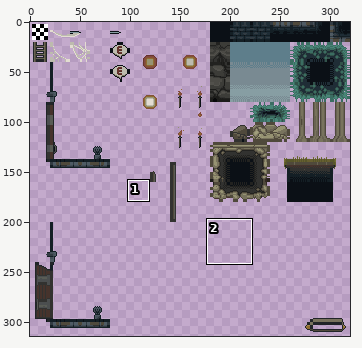
Two versions of one sprite sheet, LD54/tilesets/tsTiles/output_tileset.png. Above: a wide view before the commit, with the close-up outlined.
Close-up. Before the commit:
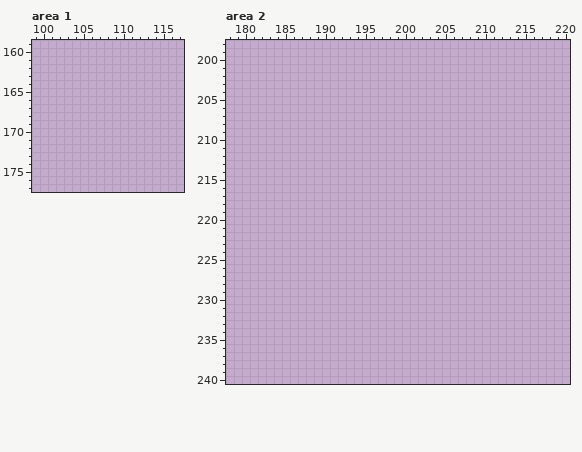
The file is 320x320 pixels. Colours within 5 levels of each other are drawn and written as one. Shown: area 1: x 99..117, y 159..177; area 2: x 178..220, y 198..240. The wide view leaves out empty margins. The commit also changed other parts of the picture, which this record leaves out.
The result:
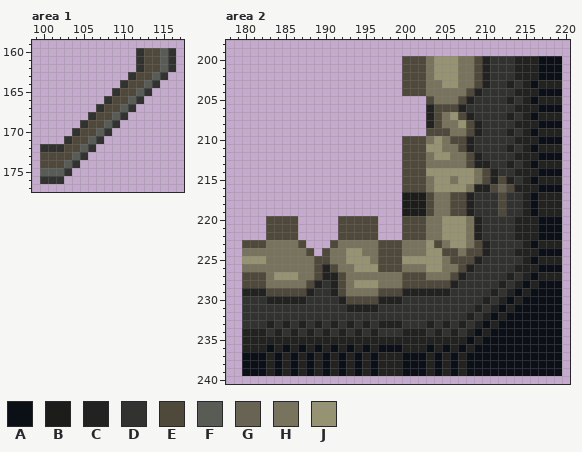
Palette (. is transparent): A #0b1016  B #1c1c1a  C #222220  D #323230  E #4f493b  F #595c55  G #696353  H #78735d  J #969372
Change:
--- area 1
@@ x 99..117 @@
 159 ...................
-160 ...................
-161 ...................
-162 ...................
-163 ...................
-164 ...................
-165 ...................
-166 ...................
-167 ...................
-168 ...................
-169 ...................
-170 ...................
-171 ...................
-172 ...................
-173 ...................
-174 ...................
-175 ...................
-176 ...................
+160 .............DEEFD.
+161 .............DEEFD.
+162 .............DEEFD.
+163 ............DEEFD..
+164 ...........DEEFD...
+165 ..........DEEFD....
+166 .........DEEFD.....
+167 ........DEEFD......
+168 .......DEEFD.......
+169 ......DEEFD........
+170 .....DEEFD.........
+171 ....DEEFD..........
+172 .DDDEEFD...........
+173 .EEEEFD............
+174 .EEEFD.............
+175 .FFFD..............
+176 .DDD...............
 177 ...................
--- area 2
@@ x 178..220 @@
 199 ...........................................
-200 ...........................................
-201 ...........................................
-202 ...........................................
-203 ...........................................
-204 ...........................................
-205 ...........................................
-206 ...........................................
-207 ...........................................
-208 ...........................................
-209 ...........................................
-210 ...........................................
-211 ...........................................
-212 ...........................................
-213 ...........................................
-214 ...........................................
-215 ...........................................
-216 ...........................................
-217 ...........................................
-218 ...........................................
-219 ...........................................
-220 ...........................................
-221 ...........................................
-222 ...........................................
-223 ...........................................
-224 ...........................................
-225 ...........................................
-226 ...........................................
-227 ...........................................
-228 ...........................................
-229 ...........................................
-230 ...........................................
-231 ...........................................
-232 ...........................................
-233 ...........................................
-234 ...........................................
-235 ...........................................
-236 ...........................................
-237 ...........................................
-238 ...........................................
-239 ...........................................
+200 ......................EEEHJJJHHECDDDCCCAAA.
+201 ......................EEEHJJJHHECDDDCCCAAA.
+202 ......................EEEHJJJHHECDDDCCCAAA.
+203 ......................EEEHHJJHHECDDCDCACCC.
+204 ......................EEEHHHHHECDDDDCCCAAA.
+205 .........................EHHHECDDDDCDCACCC.
+206 .........................CEEECDDDDDDCCCAAA.
+207 .........................CEHJECDDDDCDCACCC.
+208 .........................CEHHJECDDDDCCCAAA.
+209 .........................EEEHHECDDDCDCACCC.
+210 ......................EEEHJHEECDDDDDCCCAAA.
+211 ......................EEEJJHHECDDDDCDCACCC.
+212 ......................EEEHJJHHECDDDDCCCAAA.
+213 ......................EEEHHHHHECCDDCDCACCC.
+214 ......................EEEJJJJJJHECDDCCCAAA.
+215 ......................EEEHJJHJJHECECDCACCC.
+216 ......................EEEHJJJJHCCEGECCCAAA.
+217 ......................BBBEHHEECDDDEDDCACCC.
+218 ......................BBBEHHEECDDDEDDCACCC.
+219 ......................BBBEHHEECDDDEDDCACCC.
+220 .....EEEE.....EEEEE...EEEHHJJJHCDDDDCCCAAA.
+221 .....EEEE.....EEEEE...EEEHHJJJHCDDDDCCCAAA.
+222 .....EEEE.....EEEEE...EEEHHJJJHCDDDDCCCAAA.
+223 ..EEEHHHHE...EHHHHHEEEHHHJEHJJHECDDDDCACCC.
+224 ..HHHHHHHHE.EHHJJHHEEEHHHJJEEHEECDDDCCCAAA.
+225 ..JJJHHHHHHEEHHJJJHEEEJJJJJHEEECDDDDDCACCC.
+226 ..HHHHHHHHHECEHHJJJEEEHHHJJHHECDDDDDCCCAAA.
+227 ..EEEHJJJHHECCEHHHHHHHEEEHHHECDDDDDCDCACCC.
+228 ..EEEHHHHHECDCEHJJJHHHEEEEEECDDDDDCDCACAAA.
+229 ..CCCEEEEECDDCEHHHHEEECCCCCCDDDDDCDCACAAAA.
+230 ..DDDCCCCCDDDDCEEEECCCDDDDDDDDDDCDCACAAAAA.
+231 ..DDDDDDDDDDDDDCCCCDDDDDDDDDDDDCDCACAAAAAA.
+232 ..DDDDDDDDDDDDDDDDDDDDDDDDDDDDCDCACAAAAAAA.
+233 ..DDDCDCDCDCDCDCDCDCCCDDDCDCDCDCACAAAAAAAA.
+234 ..CCCDCDCDCDCDCDCDCDDDCCCDCDCDCACAAAAAAAAA.
+235 ..CCCCCCCCCCCCCCCCCCCCCCCCCCCCACAAAAAAAAAA.
+236 ..CCCACACACACACACACAAACCCACACACAAAAAAAAAAA.
+237 ..AAACACACACACACACACCCAAACACACAAAAAAAAAAAA.
+238 ..AAACACACACACACACACCCAAACACACAAAAAAAAAAAA.
+239 ..AAACACACACACACACACCCAAACACACAAAAAAAAAAAA.
 240 ...........................................
Where, in picture pixels (left, top, right, bottom), the same in both close-ups:
added: (40, 48, 176, 184)
added: (242, 56, 562, 376)
